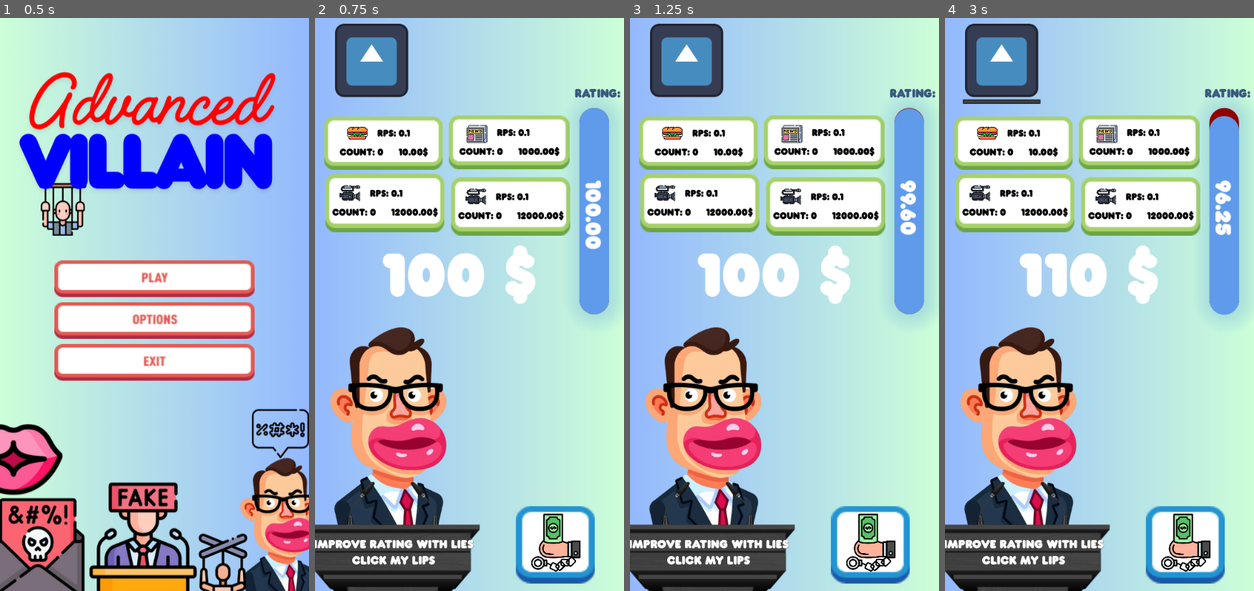
Above: before the commit, frames 1-4 (left to right).
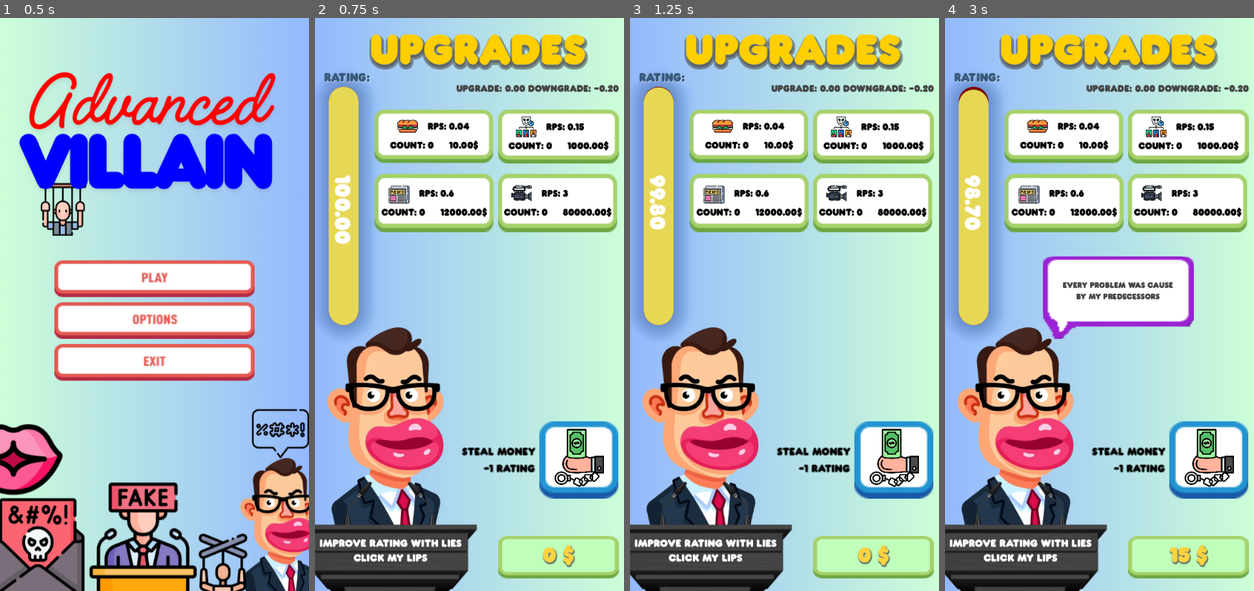
Above: after the commit, the same moments.

Repository: TeljeJedno/GGJ2025
Game: Godot game, scene res://Scenes/main_menu.tscn
Same seed, same stepped clock (60 frames per second), same inputs: the game is played once before the commit and once after it. The engine's default icon, where the game draws it, is replaced by a stand-in: a white triangle on a blue panel in a dark square.
Inputs (mouse positions are in pixels of both pictures, inside the frame that each line leads up to; where the layout moved, square brackets give the same spot in the first picture):
- Up to frame 1 (0.5 s): no input
- Up to frame 2 (0.75 s): click (469, 281) at 0.5 s
- Up to frame 3 (1.25 s): no input
- Up to frame 4 (3 s): click "IMPROVE RATING WITH LIES clIc…" at 1.25 s; click (1207, 459) [1186, 545] at 2 s; click (1000, 58) at 2.77 s

Frame 1 is identical in both runs. In frame 2, 42% of the frame differs, in the area x 0-99%, y 1-100%; in frame 3, 42%; in frame 4, 45%.

Commit message:
finished

Diff:
--- a/Scenes/GameOver.tscn
+++ b/Scenes/GameOver.tscn
@@ -1,6 +1,7 @@
-[gd_scene load_steps=7 format=3 uid="uid://bi87v5f473bxy"]
+[gd_scene load_steps=8 format=3 uid="uid://bi87v5f473bxy"]
 
 [ext_resource type="Texture2D" uid="uid://ceioukdc45n26" path="res://Assets/UI/game_over.png" id="1_3fevf"]
+[ext_resource type="Script" path="res://Scenes/game_over.gd" id="1_a2eom"]
 [ext_resource type="Texture2D" uid="uid://dlr1r80w7lycw" path="res://Assets/UI/blue_play.png" id="2_52043"]
 [ext_resource type="FontFile" uid="uid://dohi4i83rvicy" path="res://Assets/UI/Franxurter-w11D9.ttf" id="2_js3t7"]
 [ext_resource type="Texture2D" uid="uid://63h4n1d63hcm" path="res://Assets/UI/play_hover.png" id="3_20kuo"]
@@ -14,6 +15,7 @@
 anchor_bottom = 1.0
 grow_horizontal = 2
 grow_vertical = 2
+script = ExtResource("1_a2eom")
 
 [node name="Panel" type="TextureRect" parent="."]
 layout_mode = 1
@@ -27,15 +29,25 @@
 expand_mode = 1
 
 [node name="Label" type="Label" parent="Panel"]
-layout_mode = 0
-offset_left = 136.0
-offset_top = 350.0
-offset_right = 426.0
-offset_bottom = 509.0
+layout_mode = 1
+anchors_preset = 8
+anchor_left = 0.5
+anchor_top = 0.5
+anchor_right = 0.5
+anchor_bottom = 0.5
+offset_left = -145.0
+offset_top = -79.5
+offset_right = 145.0
+offset_bottom = 79.5
+grow_horizontal = 2
+grow_vertical = 2
 theme_override_fonts/font = ExtResource("2_js3t7")
 theme_override_font_sizes/font_size = 57
 text = "Highscore:
 0"
+horizontal_alignment = 1
+vertical_alignment = 1
+autowrap_mode = 3
 
 [node name="VBoxContainer" type="VBoxContainer" parent="."]
 layout_mode = 1
@@ -65,3 +77,6 @@
 texture_normal = ExtResource("4_6y21y")
 texture_hover = ExtResource("5_s7vor")
 stretch_mode = 0
+
+[connection signal="pressed" from="VBoxContainer/Play" to="." method="_on_play_pressed"]
+[connection signal="pressed" from="VBoxContainer/Exit" to="." method="_on_exit_pressed"]
--- a/Scenes/Main.tscn
+++ b/Scenes/Main.tscn
@@ -1,20 +1,22 @@
-[gd_scene load_steps=24 format=3 uid="uid://uakoctin7pin"]
+[gd_scene load_steps=33 format=3 uid="uid://uakoctin7pin"]
 
 [ext_resource type="Script" path="res://Scenes/main.gd" id="1_gtgho"]
 [ext_resource type="FontFile" uid="uid://dohi4i83rvicy" path="res://Assets/UI/Franxurter-w11D9.ttf" id="1_una68"]
 [ext_resource type="Texture2D" uid="uid://c2p4qa3kc0rv4" path="res://Assets/Square_green.png" id="2_6wx6u"]
 [ext_resource type="Script" path="res://Scripts/texture_button.gd" id="2_eutyo"]
-[ext_resource type="Texture2D" uid="uid://dgyypc6f4ogf" path="res://icon.svg" id="2_w1gte"]
 [ext_resource type="Texture2D" uid="uid://ci6yxcn3o2gn3" path="res://Assets/Square_green copy.png" id="3_foy1x"]
 [ext_resource type="Texture2D" uid="uid://drcqqnjvk5ff3" path="res://Assets/ffs.png" id="3_yd6qg"]
 [ext_resource type="Texture2D" uid="uid://dobs4q2408bd2" path="res://Assets/sandw.png" id="4_nuhi6"]
 [ext_resource type="LabelSettings" uid="uid://jwau1ps14d48" path="res://new_label_settings.tres" id="5_jv8ke"]
 [ext_resource type="Texture2D" uid="uid://derf7ww7p8ms" path="res://Assets/pol.png" id="6_a1f4o"]
 [ext_resource type="Texture2D" uid="uid://bssjfd42pm0wk" path="res://Assets/newspaper.png" id="6_c36pv"]
+[ext_resource type="Texture2D" uid="uid://cskohgvn73duq" path="res://Assets/UI/viol.png" id="6_pep7f"]
 [ext_resource type="Texture2D" uid="uid://c7m2c77g344yi" path="res://Assets/Square_1.png" id="7_eejei"]
 [ext_resource type="Texture2D" uid="uid://cyuhfmhju66de" path="res://Assets/cam.png" id="7_pgm81"]
 [ext_resource type="Texture2D" uid="uid://11csacoomvmi" path="res://Assets/money.png" id="8_pab8p"]
 [ext_resource type="Texture2D" uid="uid://j6uykaj86f7x" path="res://Assets/Square_1_c.png" id="10_fshje"]
+[ext_resource type="Texture2D" uid="uid://bkx65x0m6aoy5" path="res://Assets/UI/bots.png" id="11_ty687"]
+[ext_resource type="Texture2D" uid="uid://c3jxuby50nbfb" path="res://Assets/UI/popup.png" id="15_mytsq"]
 
 [sub_resource type="Theme" id="Theme_38dk5"]
 default_font = ExtResource("1_una68")
@@ -31,6 +33,9 @@
 
 [sub_resource type="StyleBoxTexture" id="StyleBoxTexture_8l0lp"]
 texture = ExtResource("3_yd6qg")
+
+[sub_resource type="LabelSettings" id="LabelSettings_3w3dq"]
+font_size = 40
 
 [sub_resource type="StyleBoxFlat" id="StyleBoxFlat_7t6vm"]
 bg_color = Color(0.568627, 0, 0, 1)
@@ -43,11 +48,13 @@
 shadow_offset = Vector2(5.36, 0)
 
 [sub_resource type="StyleBoxFlat" id="StyleBoxFlat_kql5c"]
-bg_color = Color(0.372281, 0.607453, 0.916636, 1)
+bg_color = Color(0.901961, 0.847059, 0.333333, 1)
 corner_radius_top_left = 700
 corner_radius_top_right = 700
 corner_radius_bottom_right = 700
 corner_radius_bottom_left = 700
+shadow_color = Color(0, 0, 0, 0.172549)
+shadow_size = 30
 
 [sub_resource type="LabelSettings" id="LabelSettings_x3l3u"]
 font_size = 25
@@ -55,6 +62,35 @@
 shadow_size = 0
 shadow_color = Color(1, 1, 1, 0.572549)
 
+[sub_resource type="LabelSettings" id="LabelSettings_smkmj"]
+font_size = 20
+font_color = Color(0.266575, 0.266575, 0.266575, 1)
+
+[sub_resource type="StyleBoxTexture" id="StyleBoxTexture_5thkl"]
+texture = ExtResource("3_foy1x")
+
+[sub_resource type="LabelSettings" id="LabelSettings_q8r7p"]
+font_size = 45
+font_color = Color(0.988235, 0.827451, 0.243137, 1)
+shadow_size = 6
+shadow_color = Color(0.294118, 0.294118, 0.294118, 0.572549)
+shadow_offset = Vector2(1, 2.8)
+
+[sub_resource type="LabelSettings" id="LabelSettings_j1kdh"]
+font_size = 15
+font_color = Color(0, 0, 0, 1)
+
+[sub_resource type="LabelSettings" id="LabelSettings_jky7q"]
+font_size = 50
+font_color = Color(0.976471, 0, 0, 1)
+
+[sub_resource type="LabelSettings" id="LabelSettings_vhq7b"]
+font_size = 90
+font_color = Color(1, 0.811765, 0, 1)
+shadow_size = 16
+shadow_color = Color(0.294118, 0.294118, 0.294118, 0.572549)
+shadow_offset = Vector2(1.065, 5.25)
+
 [node name="Game" type="Control"]
 layout_mode = 3
 anchors_preset = 15
@@ -65,8 +101,11 @@
 theme = SubResource("Theme_38dk5")
 script = ExtResource("1_gtgho")
 
+[node name="EvilTimer" type="Timer" parent="."]
+wait_time = 5.0
+
 [node name="Timer" type="Timer" parent="."]
-wait_time = 0.25
+wait_time = 0.5
 
 [node name="Panel" type="Panel" parent="."]
 layout_mode = 1
@@ -84,9 +123,9 @@
 anchor_top = 0.5
 anchor_right = 0.5
 anchor_bottom = 0.5
-offset_left = -313.0
+offset_left = -318.0
 offset_top = -76.0
-offset_right = 48.0
+offset_right = 43.0
 offset_bottom = 572.0
 grow_horizontal = 2
 grow_vertical = 2
@@ -119,15 +158,42 @@
 theme_override_font_sizes/font_size = 51
 text = "IMPROVE RATING WITH LIES
 	clIck my lips"
+label_settings = SubResource("LabelSettings_3w3dq")
+horizontal_alignment = 1
+
+[node name="Chatbox" type="NinePatchRect" parent="PoliticanButton"]
+layout_mode = 0
+offset_left = 264.97
+offset_top = -217.198
+offset_right = 731.97
+offset_bottom = 37.8021
+texture = ExtResource("6_pep7f")
+patch_margin_left = 1
+patch_margin_top = 2
+patch_margin_right = 1
+
+[node name="Label" type="Label" parent="PoliticanButton/Chatbox"]
+layout_mode = 1
+anchors_preset = 15
+anchor_right = 1.0
+anchor_bottom = 1.0
+offset_left = 42.0
+offset_right = -42.0
+offset_bottom = -43.0
+grow_horizontal = 2
+grow_vertical = 2
+text = "We will have flying cars in the future!"
 label_settings = ExtResource("5_jv8ke")
 horizontal_alignment = 1
+vertical_alignment = 1
+autowrap_mode = 3
 
 [node name="Button1" type="TextureButton" parent="."]
 layout_mode = 2
-offset_left = 16.0
-offset_top = 172.0
-offset_right = 223.0
-offset_bottom = 265.0
+offset_left = 104.0
+offset_top = 160.0
+offset_right = 311.0
+offset_bottom = 253.0
 texture_normal = ExtResource("2_6wx6u")
 texture_pressed = ExtResource("3_foy1x")
 stretch_mode = 0
@@ -170,7 +236,8 @@
 layout_mode = 2
 size_flags_vertical = 3
 theme_override_colors/font_color = Color(0, 0, 0, 1)
-text = "0.1"
+text = "0.04
+"
 vertical_alignment = 1
 
 [node name="Label2" type="Label" parent="Button1/GridContainer"]
@@ -198,10 +265,10 @@
 
 [node name="Button2" type="TextureButton" parent="."]
 layout_mode = 2
-offset_left = 234.0
-offset_top = 170.0
-offset_right = 445.0
-offset_bottom = 264.0
+offset_left = 320.0
+offset_top = 160.0
+offset_right = 531.0
+offset_bottom = 254.0
 texture_normal = ExtResource("2_6wx6u")
 texture_pressed = ExtResource("3_foy1x")
 stretch_mode = 0
@@ -229,7 +296,7 @@
 
 [node name="Icon" type="TextureRect" parent="Button2/GridContainer/Panel"]
 layout_mode = 2
-texture = ExtResource("6_c36pv")
+texture = ExtResource("11_ty687")
 expand_mode = 2
 
 [node name="Label" type="Label" parent="Button2/GridContainer"]
@@ -244,7 +311,7 @@
 layout_mode = 2
 size_flags_vertical = 3
 theme_override_colors/font_color = Color(0, 0, 0, 1)
-text = "0.1"
+text = "0.15"
 vertical_alignment = 1
 
 [node name="Label2" type="Label" parent="Button2/GridContainer"]
@@ -270,9 +337,9 @@
 
 [node name="Button3" type="TextureButton" parent="."]
 layout_mode = 2
-offset_left = 18.0
+offset_left = 104.0
 offset_top = 272.0
-offset_right = 226.0
+offset_right = 312.0
 offset_bottom = 374.0
 texture_normal = ExtResource("2_6wx6u")
 texture_pressed = ExtResource("3_foy1x")
@@ -301,7 +368,7 @@
 
 [node name="Icon" type="TextureRect" parent="Button3/GridContainer/Panel"]
 layout_mode = 2
-texture = ExtResource("7_pgm81")
+texture = ExtResource("6_c36pv")
 expand_mode = 2
 
 [node name="Label" type="Label" parent="Button3/GridContainer"]
@@ -316,7 +383,7 @@
 layout_mode = 2
 size_flags_vertical = 3
 theme_override_colors/font_color = Color(0, 0, 0, 1)
-text = "0.1"
+text = "0.6"
 vertical_alignment = 1
 
 [node name="Label2" type="Label" parent="Button3/GridContainer"]
@@ -342,10 +409,10 @@
 
 [node name="Button4" type="TextureButton" parent="."]
 layout_mode = 2
-offset_left = 238.0
-offset_top = 278.0
-offset_right = 446.0
-offset_bottom = 380.0
+offset_left = 320.0
+offset_top = 272.0
+offset_right = 528.0
+offset_bottom = 374.0
 texture_normal = ExtResource("2_6wx6u")
 texture_pressed = ExtResource("3_foy1x")
 stretch_mode = 0
@@ -388,7 +455,7 @@
 layout_mode = 2
 size_flags_vertical = 3
 theme_override_colors/font_color = Color(0, 0, 0, 1)
-text = "0.1"
+text = "3"
 vertical_alignment = 1
 
 [node name="Label2" type="Label" parent="Button4/GridContainer"]
@@ -409,7 +476,7 @@
 layout_mode = 2
 size_flags_vertical = 1
 theme_override_colors/font_color = Color(0, 0, 0, 1)
-text = "12000.00$"
+text = "80000.00$"
 vertical_alignment = 2
 
 [node name="Rating" type="ProgressBar" parent="."]
@@ -419,10 +486,10 @@
 anchor_top = 0.5
 anchor_right = 1.0
 anchor_bottom = 0.5
-offset_left = -78.0
-offset_top = -343.0
-offset_right = -26.0
-offset_bottom = 17.0
+offset_left = -516.0
+offset_top = -380.0
+offset_right = -464.0
+offset_bottom = 36.0
 grow_horizontal = 0
 grow_vertical = 2
 theme_override_styles/background = SubResource("StyleBoxFlat_7t6vm")
@@ -457,9 +524,9 @@
 anchor_right = 0.5
 anchor_bottom = 0.5
 offset_left = -66.0
-offset_top = -229.0
+offset_top = -248.0
 offset_right = 78.0
-offset_bottom = -181.0
+offset_bottom = -200.0
 grow_horizontal = 2
 grow_vertical = 2
 pivot_offset = Vector2(34.159, 14.4997)
@@ -474,36 +541,51 @@
 anchors_preset = 5
 anchor_left = 0.5
 anchor_right = 0.5
-offset_left = 480.0
-offset_top = 468.0
-offset_right = 970.0
-offset_bottom = 515.0
+offset_left = 10.0
+offset_top = 112.0
+offset_right = 228.0
+offset_bottom = 134.0
 grow_horizontal = 2
 theme_override_font_sizes/font_size = 41
 text = " Upgrade - Downgrade -"
-label_settings = ExtResource("5_jv8ke")
-
-[node name="MoneyLabel" type="Label" parent="."]
-layout_mode = 1
-anchors_preset = 2
+label_settings = SubResource("LabelSettings_smkmj")
+
+[node name="SquareGreenCopy" type="Panel" parent="."]
+custom_minimum_size = Vector2(-2.22, 0)
+layout_mode = 1
+anchors_preset = 3
+anchor_left = 1.0
 anchor_top = 1.0
+anchor_right = 1.0
 anchor_bottom = 1.0
-offset_left = 116.0
-offset_top = -620.0
-offset_right = 388.0
-offset_bottom = -487.0
+offset_left = -220.0
+offset_top = -96.0
+offset_right = -9.0
+offset_bottom = -22.0
+grow_horizontal = 0
 grow_vertical = 0
+theme_override_styles/panel = SubResource("StyleBoxTexture_5thkl")
+
+[node name="MoneyLabel" type="Label" parent="SquareGreenCopy"]
+layout_mode = 1
+anchors_preset = 15
+anchor_right = 1.0
+anchor_bottom = 1.0
+offset_bottom = -9.0
+grow_horizontal = 2
+grow_vertical = 2
 theme_override_font_sizes/font_size = 131
-text = "100 $"
+text = "0 $"
+label_settings = SubResource("LabelSettings_q8r7p")
 horizontal_alignment = 1
 vertical_alignment = 1
 
 [node name="Square1" type="TextureButton" parent="."]
 layout_mode = 0
-offset_left = 351.0
-offset_top = 852.0
-offset_right = 442.0
-offset_bottom = 943.0
+offset_left = 392.0
+offset_top = 704.0
+offset_right = 483.0
+offset_bottom = 795.0
 scale = Vector2(1.52, 1.48148)
 texture_normal = ExtResource("7_eejei")
 texture_pressed = ExtResource("10_fshje")
@@ -524,14 +606,59 @@
 texture = ExtResource("8_pab8p")
 expand_mode = 1
 
-[node name="MenuButton" type="MenuButton" parent="."]
+[node name="Label" type="Label" parent="Square1"]
 layout_mode = 0
-offset_left = 31.0
-offset_top = 6.0
-offset_right = 167.0
-offset_bottom = 142.0
-icon = ExtResource("2_w1gte")
-
+offset_left = -89.4737
+offset_top = 27.0
+offset_right = -4.47367
+offset_bottom = 64.0
+text = "Steal money
+-1 Rating"
+label_settings = SubResource("LabelSettings_j1kdh")
+horizontal_alignment = 2
+
+[node name="PopUpButton" type="TextureButton" parent="."]
+layout_mode = 0
+offset_left = 400.0
+offset_top = 536.0
+offset_right = 829.0
+offset_bottom = 1053.0
+scale = Vector2(0.305, 0.305)
+texture_normal = ExtResource("15_mytsq")
+
+[node name="Label" type="Label" parent="PopUpButton"]
+layout_mode = 1
+anchors_preset = 4
+anchor_top = 0.5
+anchor_bottom = 0.5
+offset_left = -525.0
+offset_top = -88.5
+offset_right = -22.0
+offset_bottom = 128.5
+grow_vertical = 2
+text = "People are protesting
+Penlaty: 40% of rating"
+label_settings = SubResource("LabelSettings_jky7q")
+horizontal_alignment = 2
+autowrap_mode = 3
+
+[node name="SHOP LABLE" type="Label" parent="."]
+layout_mode = 1
+anchors_preset = 5
+anchor_left = 0.5
+anchor_right = 0.5
+offset_left = -174.0
+offset_top = 8.0
+offset_right = 203.0
+offset_bottom = 100.0
+grow_horizontal = 2
+theme_override_font_sizes/font_size = 131
+text = "UPGRADES"
+label_settings = SubResource("LabelSettings_vhq7b")
+horizontal_alignment = 1
+vertical_alignment = 1
+
+[connection signal="timeout" from="EvilTimer" to="." method="_on_evil_timer_timeout"]
 [connection signal="timeout" from="Timer" to="." method="_on_timer_timeout"]
 [connection signal="pressed" from="PoliticanButton" to="." method="_on_politican_button_pressed"]
 [connection signal="buttonPressParam" from="Button1" to="." method="_on_texture_button_button_press_param"]
@@ -543,3 +670,4 @@
 [connection signal="buttonPressParam" from="Button4" to="." method="_on_texture_button_button_press_param"]
 [connection signal="pressed" from="Button4" to="Button4" method="_on_pressed"]
 [connection signal="pressed" from="Square1" to="." method="_on_money_button_pressed"]
+[connection signal="pressed" from="PopUpButton" to="." method="_on_pop_up_button_pressed"]
--- /dev/null
+++ b/Scenes/game_over.gd
@@ -0,0 +1,14 @@
+extends Control
+
+
+func _ready():
+	$Panel/Label.text = "HIGHSCORE : " + str(Global.Score)
+	pass
+
+
+func _on_exit_pressed():
+	get_tree().quit()
+
+
+func _on_play_pressed():
+	get_tree().change_scene_to_file("res://Scenes/Main.tscn")  # Replace with your game scene path
--- a/Scenes/main.gd
+++ b/Scenes/main.gd
@@ -2,6 +2,8 @@
 
 
 @onready var timer:Timer =  $Timer
+@onready var evil: Timer = $EvilTimer
+
 @onready var rating_bar:ProgressBar = $Rating
 @onready var label_upgdg:Label =  $UpgradeDowngrade
 
@@ -12,8 +14,10 @@
 
 # Called when the node enters the scene tree for the first time.
 func _ready():
-
+	$PopUpButton.visible=false;
+	$PoliticanButton/Chatbox.visible = false;
 	timer.start()
+	evil.start()
 
 
 
@@ -35,7 +39,15 @@
 
 
 func updateRating():
+	var numb = randf()
+	#print(numb)
+
+
+	if numb <0.007:
+		$PopUpButton.visible = true
+		RATING = RATING * 0.6
 	if RATING <= 0.0:
+		Global.Score = $SquareGreenCopy/MoneyLabel.text
 		get_tree().change_scene_to_file("res://Scenes/GameOver.tscn")
 	rating_bar.value = RATING
 	rating_bar.get_child(0).text = "%.2f" % rating_bar.value
@@ -44,15 +56,30 @@
 	print("test")
 	pass # Replace with function body.
 
+var speedOfIncreasingMoney = 15
+func _on_money_button_pressed():
+	RATING = RATING - 1;
+	var ml = 	$SquareGreenCopy/MoneyLabel;
 
-func _on_money_button_pressed():
-	RATING = RATING - 2;
-	$MoneyLabel.text = String.num(int($MoneyLabel.text)+10) + " $"
+	ml.text = "%.0f"%(int(ml.text)+speedOfIncreasingMoney) + " $"
 	updateRating()
 
 
+
+var quotes = ["We will have flying cars in the future",
+"We will be the first we autonomous driving wehicle",
+"I will solve all your problems",
+"I paved this country!!",
+"We are solving the hunger crisis, sandwich by sandwich",
+"Every problem was cause by my predecessors",
+"I DO NOT HAVE ANY FILLERS! They are lying",
+"I am bringing the piece and they want war!"]
 func _on_politican_button_pressed():
-	RATING = RATING + 0.05
+
+
+	RATING = RATING + 0.5
+	$PoliticanButton/Chatbox.visible = true;
+	$PoliticanButton/Chatbox/Label.text = quotes.pick_random()
 	#$PoliticanButton.scale = $PoliticanButton.scale  + Vector2(0.1,0.1)
 	updateRating()
 
@@ -63,9 +90,23 @@
 	var rps = float(items[0].text)
 	var count = int(items[1].text)
 	var price = int(items[2].text)
-	var cur_money = int($MoneyLabel.text)
+	var cur_money = int($SquareGreenCopy/MoneyLabel.text)
 	if price <= cur_money:
-		$MoneyLabel.text = String.num(cur_money-price) + " $"
+		$SquareGreenCopy/MoneyLabel.text = String.num(cur_money-price) + " $"
 		items[1].text = String.num(count+1)
-		items[2].text = "%.2f" % (price*1.3) + " $"
+		items[2].text = "%.2f" % (price*1.2) + " $"
 		upgradeRate = upgradeRate + rps
+
+
+
+
+
+
+func _on_evil_timer_timeout():
+	speedOfIncreasingMoney = speedOfIncreasingMoney*1.2
+	downgradeRate = downgradeRate - 0.03
+	evil.start()
+
+
+func _on_pop_up_button_pressed():
+	$PopUpButton.visible=false;
--- a/Scenes/main_menu.tscn
+++ b/Scenes/main_menu.tscn
@@ -66,3 +66,4 @@
 stretch_mode = 0
 
 [connection signal="pressed" from="VBoxContainer/Play" to="." method="_on_play_pressed"]
+[connection signal="pressed" from="VBoxContainer/Exit" to="." method="_on_exit_pressed"]
--- /dev/null
+++ b/Scripts/GLOBAL.gd
@@ -0,0 +1,3 @@
+extends Node
+
+var Score = 100;
--- a/new_label_settings.tres
+++ b/new_label_settings.tres
@@ -1,5 +1,5 @@
 [gd_resource type="LabelSettings" format=3 uid="uid://jwau1ps14d48"]
 
 [resource]
-font_size = 45
-shadow_color = Color(0.294118, 0.294118, 0.294118, 0.572549)
+font_size = 30
+font_color = Color(0.266575, 0.266575, 0.266575, 1)
--- a/project.godot
+++ b/project.godot
@@ -15,6 +15,10 @@
 config/features=PackedStringArray("4.3", "Mobile")
 config/icon="res://icon.svg"
 
+[autoload]
+
+Global="*res://Scripts/GLOBAL.gd"
+
 [display]
 
 window/size/viewport_width=540
Binary file added: Assets/UI/bots.png
Not shown, added: Assets/UI/bots.png.import
Binary file changed: Assets/UI/popup.png
Binary file added: Assets/UI/viol.png
Not shown, added: Assets/UI/viol.png.import
